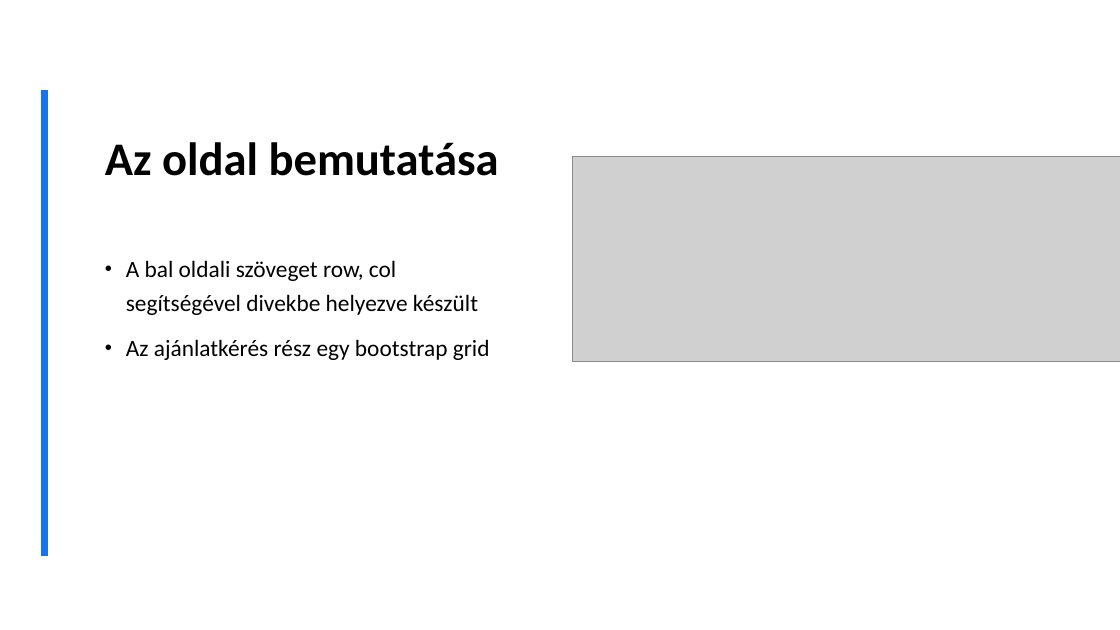
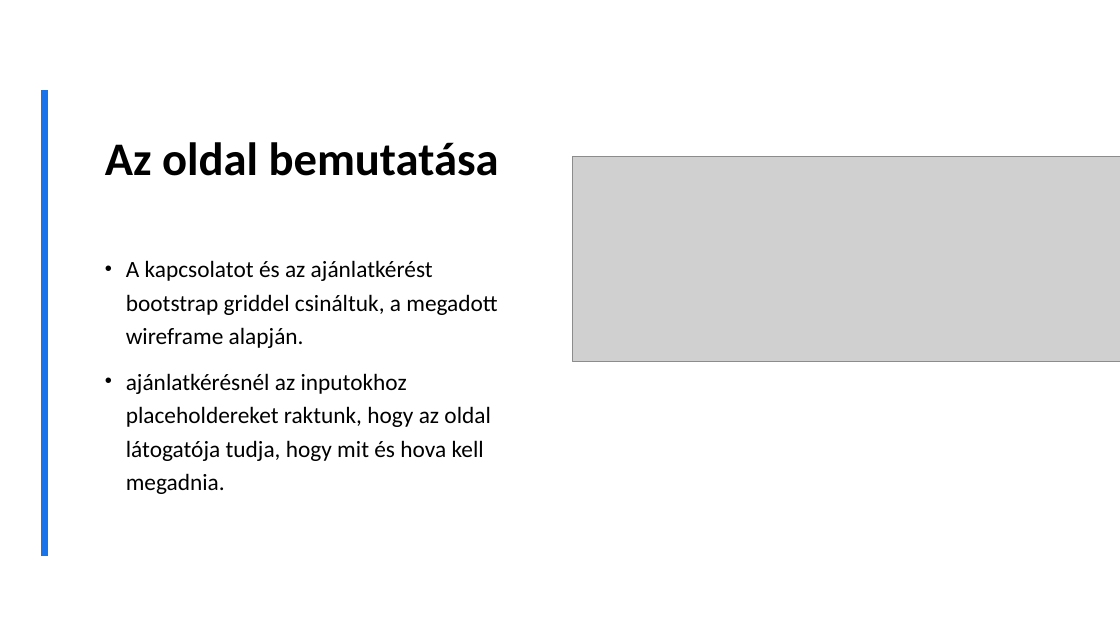
Before and after one commit to totaoliver/autoszerelo, a slide deck: slide 11 of Szakma bemutató.pptx. Drawn at 1120x630 pixels with LibreOffice and Linux fonts; fonts in the diff are those of the drawing; grey boxes stand for pictures; background and template pictures are left out. Boxes give left, top, right and bottom in pixels: in the first picture for what was removed or moved away, otherwise in the second. Text is boxed around its words. In the diff, an @@ line names an element or a change of style, - is before the commit and + after.

```diff
--- a/Szakma bemutató.pptx
+++ b/Szakma bemutató.pptx
@@ text at (126,260,497,494): text changed @@
-• A bal oldali szöveget row, col segítségével divekbe helyezve készült
-• Az ajánlatkérés rész egy bootstrap grid
+• A kapcsolatot és az ajánlatkérést bootstrap griddel csináltuk, a megadott wireframe alapján.
+• ajánlatkérésnél az inputokhoz placeholdereket raktunk, hogy az oldal látogatója tudja, hogy mit és hova kell megadnia.
```
Also in this commit, not shown: 1 other slide changed.
